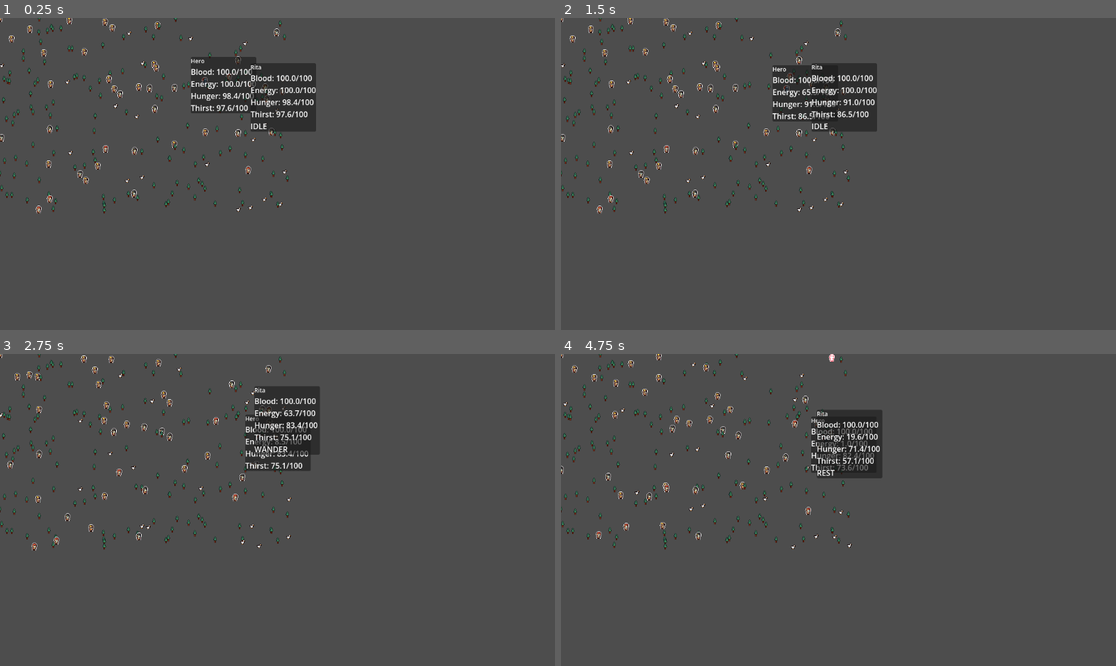
Above: before the commit, frames 1-4 (two rows, left to right).
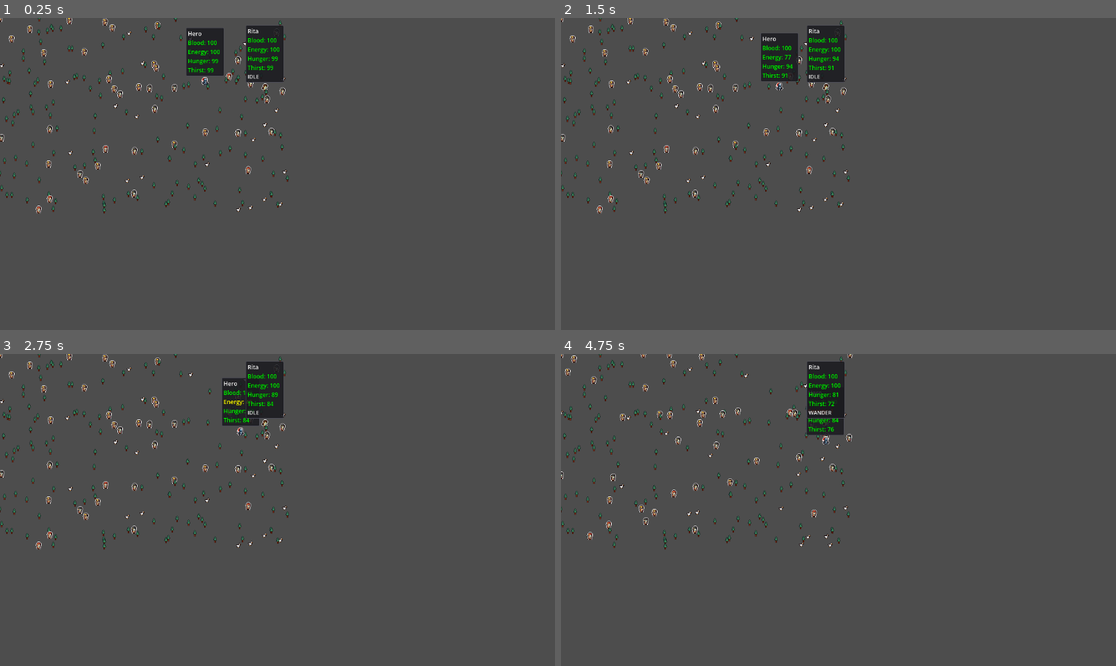
Above: after the commit, the same moments.

Repository: EcceMars/Distant-Sellsword
Game: Godot game, scene res://MAIN.tscn
Two runs of this game, one before a commit and one after it. Both use one fixed random seed, a clock stepped at 60 frames per second and the inputs below.
Inputs (mouse positions are in pixels of both pictures, inside the frame that each line leads up to):
- Up to frame 1 (0.25 s): no input
- Up to frame 2 (1.5 s): tap Enter at 0.5 s; move the mouse to (960, 158) at 0.52 s; tap Ctrl at 0.6, 1.35 s; click (960, 158) at 0.67 s; move the mouse to (727, 189) at 1.27 s; click (727, 189) at 1.42 s
- Up to frame 3 (2.75 s): move the mouse to (333, 441) at 2.02 s; tap Ctrl at 2.1 s; click (333, 441) at 2.17 s
- Up to frame 4 (4.75 s): move the mouse to (810, 572) at 2.77 s; tap Ctrl at 2.85, 3.6, 4.35 s; click (810, 572) at 2.92 s; move the mouse to (1005, 556) at 3.52 s; click (1005, 556) at 3.67 s; move the mouse to (672, 463) at 4.27 s; click (672, 463) at 4.42 s

The runs differ from the first frame. In frame 1, 5.1% of the frame differs, in the area x 33-57%, y 2-37%; in frame 2, 4.7%; in frame 3, 5.5%, in the area x 0-58%, y 0-64%; in frame 4, 4.9%.

Commit message:
better_UI

Diff:
--- a/MAIN.gd
+++ b/MAIN.gd
@@ -1,7 +1,7 @@
 extends Node
 
 const POPULATION:int = 200
-const FRAME_LEN:float = 0.03
+const FRAME_LEN:float = 0.04
 const WIDTH:int = 600
 const HEIGHT:int = 400
 
--- /dev/null
+++ b/UITheme.gd
@@ -0,0 +1,32 @@
+## Pixel-perfect UI theme generator for 16x16 pixel art games
+## Call PixelTheme.create() to get a configured theme
+class_name PixelTheme
+extends RefCounted
+
+## Creates a pixel-perfect theme optimized for small fonts
+static func create()->Theme:
+	var theme:Theme = Theme.new()
+
+	# PanelContainer styling - subtle, non-intrusive background
+	var panel_style:StyleBoxFlat = StyleBoxFlat.new()
+	panel_style.bg_color = Color(0.1, 0.1, 0.12, 0.85)  # Dark semi-transparent
+	panel_style.border_color = Color(0.3, 0.3, 0.35, 0.9)
+	panel_style.set_border_width_all(1)
+	panel_style.set_content_margin_all(4)
+	panel_style.corner_radius_top_left = 2
+	panel_style.corner_radius_top_right = 2
+	panel_style.corner_radius_bottom_left = 2
+	panel_style.corner_radius_bottom_right = 2
+	theme.set_stylebox("panel", "PanelContainer", panel_style)
+
+	# Label styling - crisp pixel fonts
+	theme.set_color("font_color", "Label", Color.WHITE)
+	theme.set_color("font_outline_color", "Label", Color.BLACK)
+	theme.set_constant("outline_size", "Label", 1)  # Outline for readability
+	theme.set_constant("shadow_offset_x", "Label", 0)
+	theme.set_constant("shadow_offset_y", "Label", 0)
+
+	# VBoxContainer spacing
+	theme.set_constant("separation", "VBoxContainer", 1)
+
+	return theme
--- a/components/BehaviorComponent.gd
+++ b/components/BehaviorComponent.gd
@@ -123,6 +123,7 @@
 
 	func _init()->void:
 		name = "WANDER"
+		last_time_at = randi() % interval
 	func priority(entity:Entity)->float:
 		var health:HealthComponent = entity.get_component(HealthComponent)
 		if not health or not health.is_alive or not health.is_conscious:
@@ -133,13 +134,19 @@
 		var mov_sys:MovementSystem = world.get_system(MovementSystem)
 		if not mov_sys: return
 		var movement:MovementComponent = entity.get_component(MovementComponent)
-		if not movement or not movement.movable:
-			return
+		if not movement or not movement.movable: return
 
-		var speed:float = movement.movable.speed * 50
-		var target:Vector2 = movement.position + Vector2(
-			randf_range(-speed, speed),
-			randf_range(-speed, speed))
+		if movement.movable.target.size() > 4: return
+		last_time_at += 1
+		if last_time_at < interval: return
+
+		last_time_at = 0
+		interval = randi_range(30, 120)
+
+		var distance:float = movement.movable.speed * randi_range(30, 60)
+		var rand_angle:float = randf() * TAU
+		var offset:Vector2 = Vector2(cos(rand_angle), sin(rand_angle)) * distance
+		var target:Vector2 = movement.position + offset
 		target = target.clamp(Vector2.ZERO, Vector2(world.WIDTH, world.HEIGHT))
 		mov_sys.queue_move(entity, target)
 ## Fallback behavior
--- a/systems/InformationSystem.gd
+++ b/systems/InformationSystem.gd
@@ -2,8 +2,10 @@
 extends System
 
 var UI_NODE:Control = null
+var THEME:Theme = null
 func _init(ui_node:Control)->void:
 	UI_NODE = ui_node
+	THEME = PixelTheme.create()
 func instance(world:ECS_MANAGER)->void:
 	for entity:Entity in world.get_all_with_component(InformationComponent):
 		var info:InformationComponent = entity.get_component(InformationComponent)
@@ -22,8 +24,8 @@
 ## Generates a UI container for displaying information
 func create_panel(entity:Entity, info:InformationComponent)->void:
 	var panel:PanelContainer = PanelContainer.new()
-	print(info.id.name)
 	panel.name = "InfoPanel_%d" % entity.uid
+	panel.theme = THEME
 
 	var vbox:VBoxContainer = VBoxContainer.new()
 	vbox.add_theme_constant_override("separation", 2)
@@ -39,34 +41,24 @@
 
 	var health:HealthComponent = entity.get_component(HealthComponent)
 	if health:
-		var blood:Label = Label.new()
-		blood.name = "Blood"
-		info.id.blood = health.blood
-		info.containers["Blood"] = blood
-		vbox.add_child(blood)
-
-		var energy:Label = Label.new()
-		energy.name = "Energy"
-		info.id.energy = health.energy
-		info.containers["Energy"] = energy
-		vbox.add_child(energy)
-
-		var hunger:Label = Label.new()
-		hunger.name = "Hunger"
-		info.id.hunger = health.hunger
-		info.containers["Hunger"] = hunger
-		vbox.add_child(hunger)
-
-		var thirst:Label = Label.new()
-		thirst.name = "Thirst"
-		info.id.thirst = health.thirst
-		info.containers["Thirst"] = thirst
-		vbox.add_child(thirst)
+		for vital_data in [
+			["Blood", health.blood],
+			["Energy", health.energy],
+			["Hunger", health.hunger],
+			["Thirst", health.thirst]
+		]:
+			var label:Label = Label.new()
+			label.name = vital_data[0]
+			label.add_theme_font_size_override("font_size", 12)  # Smaller stats
+			info.id.set(vital_data[0].to_lower(), vital_data[1])
+			info.containers[vital_data[0]] = label
+			vbox.add_child(label)
 
 	var behavior:BehaviorComponent = entity.get_component(BehaviorComponent)
 	if behavior:
 		var mind_state:Label = Label.new()
 		mind_state.name = "Behavior"
+		mind_state.add_theme_font_size_override("font_size", 11)
 		info.id.mental_state = behavior.active_behavior
 		info.containers["STATE"] = mind_state
 		vbox.add_child(mind_state)
@@ -81,17 +73,34 @@
 	var movement:MovementComponent = entity.get_component(MovementComponent)
 	if movement:
 		# Panel above entity
-		info.panel_ref.position = movement.position + Vector2(-30, -50)
+		var panel_size:Vector2 = info.panel_ref.size
+		var ent_center:Vector2 = movement.position - (Vector2.DOWN * 8)
+		var panel_pos:Vector2 = Vector2(
+			ent_center.x - (panel_size.x * 0.5),
+			ent_center.y - panel_size.y - 2
+			)
+		info.panel_ref.position = panel_pos.floor()
 
 	var health:HealthComponent = entity.get_component(HealthComponent)
 	if health:
-		info.containers.Blood.text = "Blood: %.1f/%.0f" % [health.blood.value, health.blood.maximum]
-		info.containers.Energy.text = "Energy: %.1f/%.0f" % [health.energy.value, health.energy.maximum]
-		info.containers.Hunger.text = "Hunger: %.1f/%.0f" % [health.hunger.value, health.hunger.maximum]
-		info.containers.Thirst.text = "Thirst: %.1f/%.0f" % [health.thirst.value, health.thirst.maximum]
+		update_vital_label(info.containers.Blood, health.blood, "Blood")
+		update_vital_label(info.containers.Energy, health.energy, "Energy")
+		update_vital_label(info.containers.Hunger, health.hunger, "Hunger")
+		update_vital_label(info.containers.Thirst, health.thirst, "Thirst")
 	var behavior:BehaviorComponent = entity.get_component(BehaviorComponent)
 	if behavior:
 		info.containers.STATE.text = behavior.active_behavior.name
+func update_vital_label(label:Label, vital:HealthComponent.Vital, name:String)->void:
+	var ratio:float = vital.ratio()
+	label.text = "%s: %.0f" % [name, vital.value]
+
+	# Color coding based on vital ratio
+	if ratio > 0.7:
+		label.add_theme_color_override("font_color", Color.GREEN)
+	elif ratio > 0.3:
+		label.add_theme_color_override("font_color", Color.YELLOW)
+	else:
+		label.add_theme_color_override("font_color", Color.ORANGE_RED)
 ## Destroys a panel
 func destroy(info:InformationComponent)->void:
 	if is_instance_valid(info.panel_ref):
Not shown, added: UITheme.gd.uid
